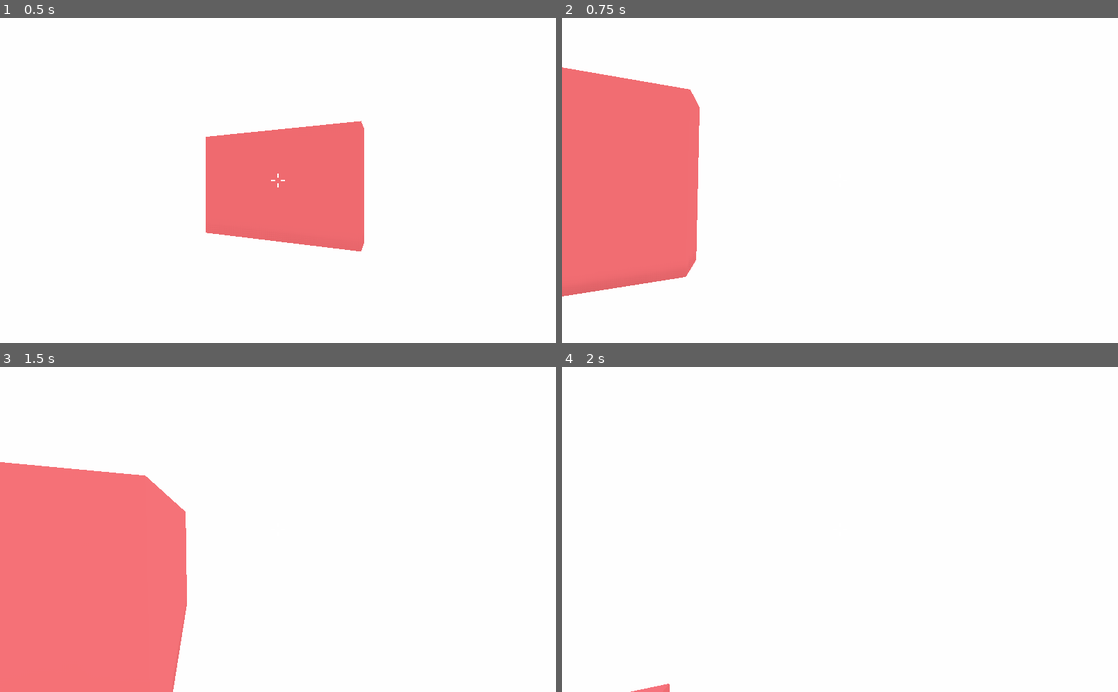
Above: before the commit, frames 1-4 (two rows, left to right).
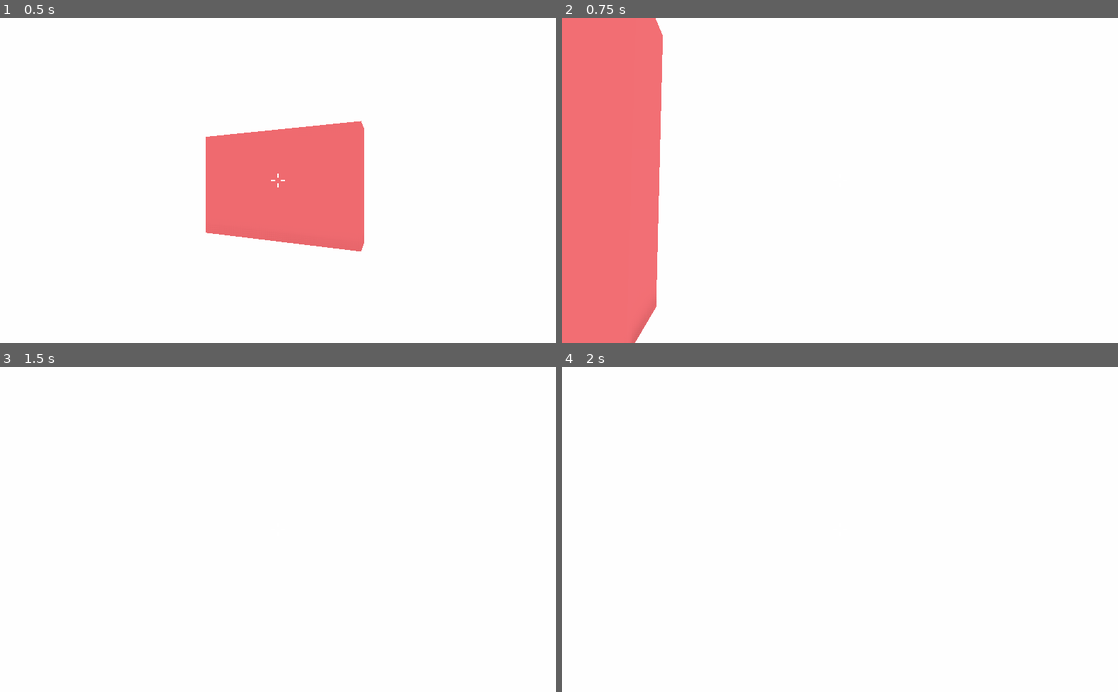
Above: after the commit, the same moments.

Repository: MilkAndBanana01/GODOT-FPS-Toolkit
Game: Godot game, scene res://World/World.tscn
The game is run twice, just before and just after one commit, with the same random seed, the same clock (stepped at 60 frames per second) and the same inputs. A sky picture missing from this copy of the repository is replaced by a grey-blue gradient.
Inputs (mouse positions are in pixels of both pictures, inside the frame that each line leads up to):
- Up to frame 1 (0.5 s): no input
- Up to frame 2 (0.75 s): tap Enter at 0.5 s; move the mouse to (867, 180) at 0.52 s; hold W (move_forward) from 0.53 s (still down); hold Shift (run) from 0.53 s (still down)
- Up to frame 3 (1.5 s): keep holding W (move_forward); tap Space (jump) at 0.77, 1.07, 1.25 s; tap E at 0.8, 1.35 s; move the mouse to (250, 529) at 1.27 s; release Shift (run) at 1.28 s
- Up to frame 4 (2 s): keep holding W (move_forward); tap Space (jump) at 1.52, 1.82 s; tap Q at 1.55 s

Frame 1 is identical in both runs. In frame 2, 9.8% of the frame differs, in the area x 0-25%, y 0-100%; in frame 3, 22%, in the area x 0-34%, y 29-100%; in frame 4, 0.1%.

Commit message:
todo flying and running

Diff:
--- a/GODOT FPS Toolkit (Godot 3.4)/Player/Camera/Zooming/Zooming.gd
+++ b/GODOT FPS Toolkit (Godot 3.4)/Player/Camera/Zooming/Zooming.gd
@@ -8,19 +8,20 @@
 export var affect_mouse_sensitivity := true
 export var mouse_desensitivity_rate := 4.0
 
-var current_sensitivity
-var current_fov
+onready var current_sensitivity = Ap.camera_settings.mouse_sensitivity
+onready var current_fov = Ap.camera.fov if Ap.camera_settings.custom_FOV == 0 else Ap.camera_settings.custom_FOV
 var zoomedIn := false
 var enable_zoom : bool
 
+
 func _ready() -> void:
-	current_sensitivity = Ap.camera_settings.mouse_sensitivity
-	current_fov = Ap.camera.fov if Ap.camera_settings.custom_FOV == 0 else Ap.camera_settings.custom_FOV
 	Ap.camera_zooming = self
+
 
 func _input(_event) -> void:
 	if Input.is_action_just_pressed("zoom") and enabled:
 		zoomedIn = !zoomedIn
+
 
 func _physics_process(delta: float) -> void:
 	enable_zoom = enabled and (Input.is_action_pressed("zoom") and not toggle_mode) or (zoomedIn and toggle_mode)
--- a/GODOT FPS Toolkit (Godot 3.4)/Player/Movement/Flying/Flying.gd
+++ b/GODOT FPS Toolkit (Godot 3.4)/Player/Movement/Flying/Flying.gd
@@ -1,27 +1,62 @@
 extends Node
 
 export var enabled := false
+export(int,"Retro","Modern") var style := 0
 export(int,FLAGS,"Godot","Minecraft-style","Camera") var inputs := 2
-export var custom_speed := 0
-export var custom_acceleration := 0
+export var custom_speed := 0.0
+export var custom_acceleration := 0.0
 #export var scroll_speed_change := true
+export var speed_rate := 1
+export var speed_limit := 0
 onready var minecraft_style : bool = (Ap.flying.inputs > 1 and Ap.flying.inputs < 4) or (Ap.flying.inputs > 5 and Ap.flying.inputs < 8)
 onready var godot_style : bool = Ap.flying.inputs > 0 and Ap.flying.inputs % 2 != 0
 onready var camera_input : bool = Ap.flying.inputs > 3
 
 onready var timer = Timer.new()
 onready var gravity_enabled = Ap.gravity.enabled
-var flying := false
+var is_flying := false
 var attempt_flying := false
 onready var speed = custom_speed if custom_speed > 0 else Ap.movement_settings.speed
 onready var acceleration = custom_acceleration if custom_acceleration > 0 else Ap.movement_settings.acceleration
 var flying_direction : float
 var snap :Vector3
+var flying_velocity : Vector3
+
+
+func retro():
+	flying_velocity = Vector3.ZERO
+	flying_velocity.y = flying_direction * speed
+
+
+func modern(delta):
+	flying_velocity = flying_velocity.linear_interpolate(Vector3(0,flying_direction * speed,0) * speed, delta * acceleration)
+	if flying_direction == 0:
+		flying_velocity = flying_velocity.linear_interpolate(Vector3.ZERO, delta * acceleration)
+
+
+func fly(delta):
+	flying_direction = 0
+	if camera_input:
+		flying_direction = clamp(Ap.head.rotation.x,-1.5,1.5) * Input.get_action_strength("move_forward")
+	if godot_style and (Input.is_key_pressed(KEY_E) or Input.is_key_pressed(KEY_Q)):
+		flying_direction = (float(Input.is_key_pressed(KEY_E)) - float(Input.is_key_pressed(KEY_Q)))
+	if minecraft_style and (Input.get_action_strength("jump") or Input.is_key_pressed(KEY_SHIFT)):
+		flying_direction = (Input.get_action_strength("jump") - float(Input.is_key_pressed(KEY_SHIFT)))
+	snap = -Ap.player.get_floor_normal() if Ap.player.is_on_floor() and not is_flying else Vector3.ZERO
+	retro() if style == 0 else modern(delta)
+	Ap.player.move_and_slide_with_snap(flying_velocity,snap,Vector3.UP)
+
+
+func removeInput():
+	attempt_flying = false
+
 
 func _enter_tree() -> void:
 	Ap.flying = self
 
+
 func _ready() -> void:
+	speed_limit = speed_limit if speed_limit > 0 else Ap.movement_settings.speed + Ap.movement_settings.speed/2
 	timer.one_shot = true
 	timer.name = "Fly Input Buffer"
 	add_child(timer)
@@ -29,56 +64,43 @@
 
 
 func _input(event: InputEvent) -> void:
-	if Ap.player.is_on_floor():
-		if godot_style:
-			if Input.is_key_pressed(KEY_E):
-				snap = Vector3.ZERO
-				Ap.gravity.enabled = false
-				flying = true
-			if Input.is_key_pressed(KEY_Q):
-				Ap.gravity.enabled = true
-				flying = false
+	if godot_style:
+		if Input.is_key_pressed(KEY_E):
+			snap = Vector3.ZERO
+			Ap.gravity.enabled = false
+			is_flying = true
+		if Input.is_key_pressed(KEY_Q) and Ap.player.is_on_floor():
+			Ap.gravity.enabled = true
+			is_flying = false
 	if Input.is_action_just_pressed("jump") and minecraft_style:
 			if attempt_flying:
 				timer.stop()
 				Ap.gravity.enabled = false
-				if flying:
+				if is_flying:
 					Ap.gravity.enabled = true
-					flying = false
+					is_flying = false
 				else:
-					flying = true
+					is_flying = true
 				attempt_flying = false
 			else:
 				attempt_flying = true
 				timer.start(0.5)
-
-
+	if is_flying:
+		if Input.is_mouse_button_pressed(BUTTON_WHEEL_UP):
+			speed += speed_rate
+		if Input.is_mouse_button_pressed(BUTTON_WHEEL_DOWN):
+			speed -= speed_rate
+	speed = clamp(speed,0,speed_limit)
+	print(speed)
 func _physics_process(delta: float) -> void:
 	if enabled:
+		if is_flying == false:
+			flying_velocity = Vector3.ZERO
 		if gravity_enabled:
-			if flying:
-				fly()
+			if is_flying:
+				fly(delta)
 				if Ap.player.is_on_floor():
 					Ap.gravity.enabled = true
-					flying = false
+					is_flying = false
 		else:
-			fly()
-
-func fly():
-	print(Ap.head.rotation)
-	flying_direction = 0
-	if camera_input:
-		flying_direction = clamp(Ap.head.rotation.x,-1.5,1.5) * Input.get_action_strength("move_forward")
-	if godot_style and (Input.is_key_pressed(KEY_E) or Input.is_key_pressed(KEY_Q)):
-		flying_direction = (float(Input.is_key_pressed(KEY_E)) - float(Input.is_key_pressed(KEY_Q)))
-	if minecraft_style and (Input.get_action_strength("jump") or Input.is_key_pressed(KEY_SHIFT)):
-		flying_direction = (Input.get_action_strength("jump") - float(Input.is_key_pressed(KEY_SHIFT)))
-	snap = -Ap.player.get_floor_normal() if Ap.player.is_on_floor() and not flying else Vector3.ZERO
-	Ap.player.move_and_slide_with_snap(Vector3(0,flying_direction * speed,0),snap,Vector3.UP)
-
-
-func removeInput():
-	attempt_flying = false
-# Called every frame. 'delta' is the elapsed time since the previous frame.
-#func _process(delta: float) -> void:
-#	pass
+			fly(delta)
--- a/GODOT FPS Toolkit (Godot 3.4)/Player/Movement/Movement Settings.gd
+++ b/GODOT FPS Toolkit (Godot 3.4)/Player/Movement/Movement Settings.gd
@@ -6,6 +6,7 @@
 export var acceleration := 1.0
 export var enable_friction := false
 export var friction_rate := 1.0
+onready var running_speed = Ap.running.speed if Ap.running.speed > 0 else speed/2
 
 var current_speed : float
 var current_acceleration : float
@@ -36,11 +37,16 @@
 	if input == Vector2.ZERO and enable_friction:
 		velocity = velocity.linear_interpolate(Vector3.ZERO, d * f)
 
+#TODO : flying and running still not fully fixed
+func checkRunning():
+	if Ap.running.enabled:
+		if Ap.flying.is_flying and (Input.is_action_pressed("run") and not Ap.flying.minecraft_style or Input.is_key_pressed(KEY_CONTROL) and Ap.flying.minecraft_style):
+			current_speed += Ap.flying.speed if Ap.flying.speed > 0 else speed + speed/2
+			current_acceleration = Ap.flying.custom_acceleration if Ap.flying.custom_acceleration > 0 else acceleration
+		else:
+			current_speed += running_speed
+			current_acceleration = Ap.running.acceleration if Ap.running.acceleration > 0 else acceleration
 
-func checkRunning():
-	if Ap.running.enabled and (Input.is_action_pressed("run") and not Ap.flying.minecraft_style or Input.is_key_pressed(KEY_CONTROL) and Ap.flying.minecraft_style):
-		current_speed += Ap.running.speed if Ap.running.speed > 0 else speed/2
-		current_acceleration = Ap.running.acceleration if Ap.running.acceleration > 0 else acceleration
 
 
 func _enter_tree() -> void:
@@ -51,10 +57,13 @@
 	if enabled:
 		current_speed = speed + Ap.mid_air_settings.custom_air_speed if Ap.mid_air_settings.enabled else speed
 		current_acceleration = acceleration + Ap.mid_air_settings.custom_air_acceleration if Ap.mid_air_settings.enabled else acceleration
+		if Ap.flying.is_flying:
+			current_speed = Ap.flying.speed
+			current_acceleration = Ap.flying.acceleration
 		checkRunning()
 		snap = -Ap.player.get_floor_normal() if Ap.player.is_on_floor() else Vector3.ZERO
 		if Ap.player.is_on_floor() or not Ap.gravity.enabled or Ap.mid_air_settings.enable_air_movement:
 			updateDirection()
-			retroMovement(current_speed) if style == 0 else modernMovement(current_speed,current_acceleration,delta)
+			retroMovement(current_speed) if (style == 0 and not Ap.flying.is_flying) or (Ap.flying.is_flying and Ap.flying.style == 0) else modernMovement(current_speed,current_acceleration,delta)
 		if Ap.player.is_on_floor() or Ap.mid_air_settings.enable_air_momentum or Ap.mid_air_settings.enable_air_movement:
 			Ap.player.move_and_slide_with_snap(velocity,snap,Vector3.UP)
--- a/GODOT FPS Toolkit (Godot 3.4)/World/World.tscn
+++ b/GODOT FPS Toolkit (Godot 3.4)/World/World.tscn
@@ -62,9 +62,11 @@
 
 [node name="Dynamic FOV" type="Node" parent="Player/Camera Settings/Camera Effects"]
 script = ExtResource( 11 )
+enabled = false
 
 [node name="Camera Tilt" type="Node" parent="Player/Camera Settings/Camera Effects"]
 script = ExtResource( 12 )
+enabled = false
 
 [node name="Movement Settings" type="Node" parent="Player"]
 script = ExtResource( 6 )
@@ -82,6 +84,7 @@
 
 [node name="Running" type="Node" parent="Player/Movement Settings"]
 script = ExtResource( 13 )
+speed = 19.41
 
 [node name="Crouching" type="Node" parent="Player/Movement Settings"]
 
@@ -94,7 +97,8 @@
 [node name="Flying" type="Node" parent="Player/Movement Settings"]
 script = ExtResource( 14 )
 enabled = true
-inputs = 7
+inputs = 1
+speed_limit = 98
 
 [node name="UI" type="Node" parent="Player"]
 
